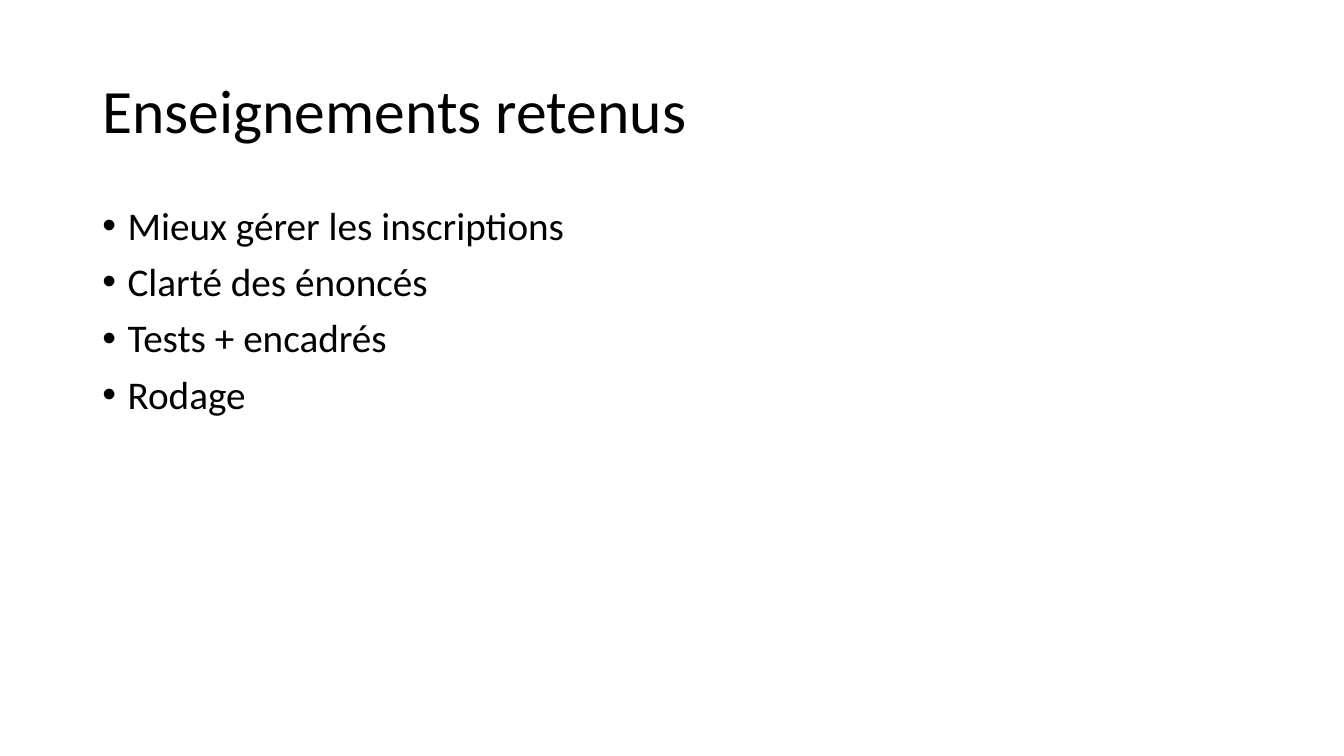
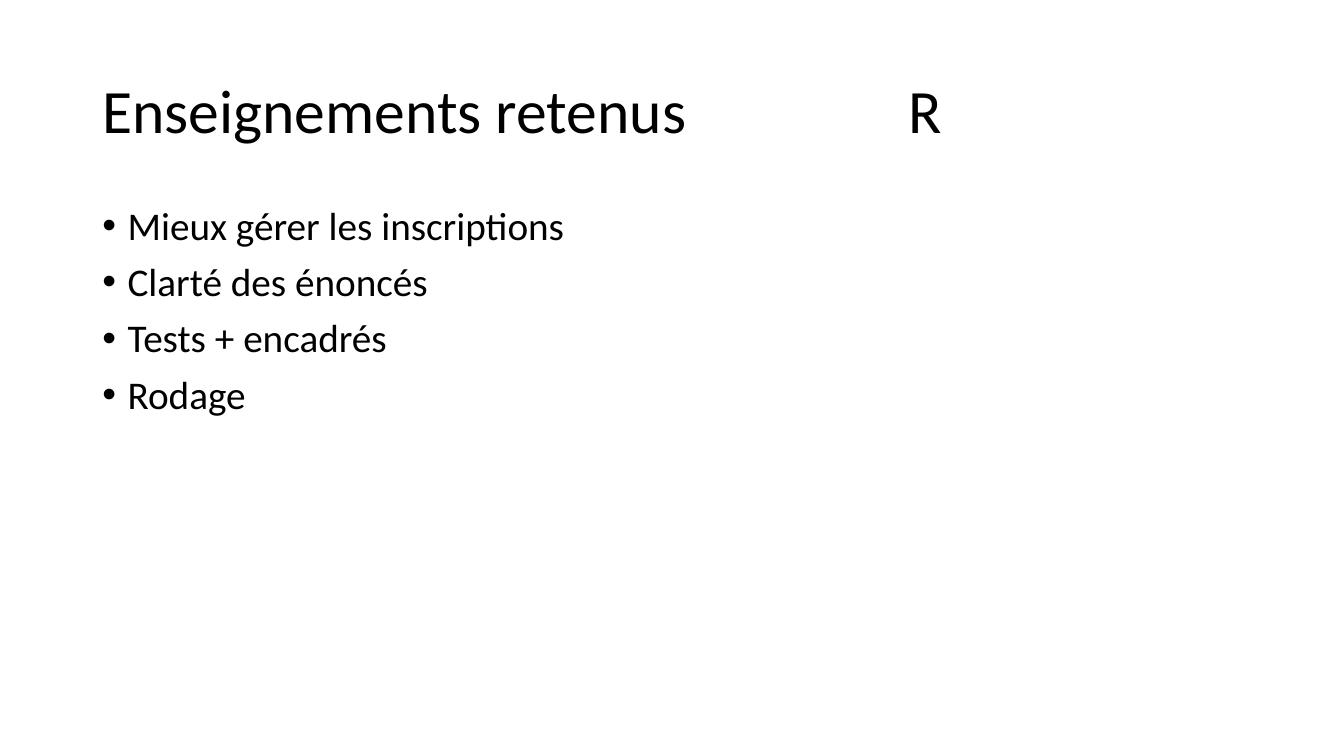
Before and after one commit to GRnice/ConcoursJuin, a slide deck: slide 9 of rapport/presentation.pptx. Drawn at 1344x756 pixels with LibreOffice and Linux fonts; fonts in the diff are those of the drawing. Boxes give left, top, right and bottom in pixels: in the first picture for what was removed or moved away, otherwise in the second. Text is boxed around its words. In the diff, an @@ line names an element or a change of style, - is before the commit and + after.

```diff
--- a/rapport/presentation.pptx
+++ b/rapport/presentation.pptx
@@ title at (x1=102, y1=90, x2=942, y2=144): text changed @@
-Enseignements retenus
+Enseignements retenus R
```
Also in this commit, not shown: 12 other slides changed.
